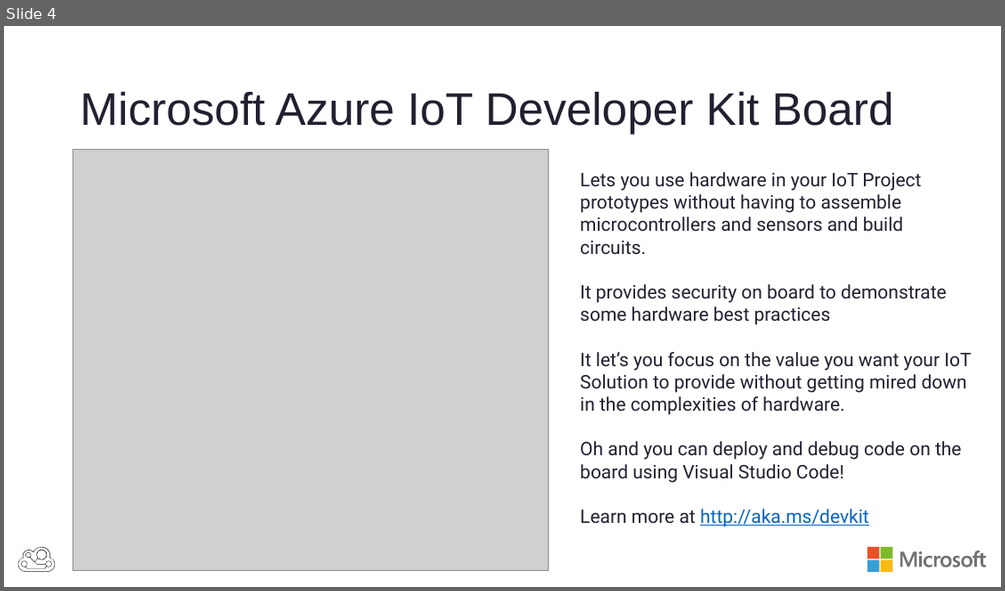
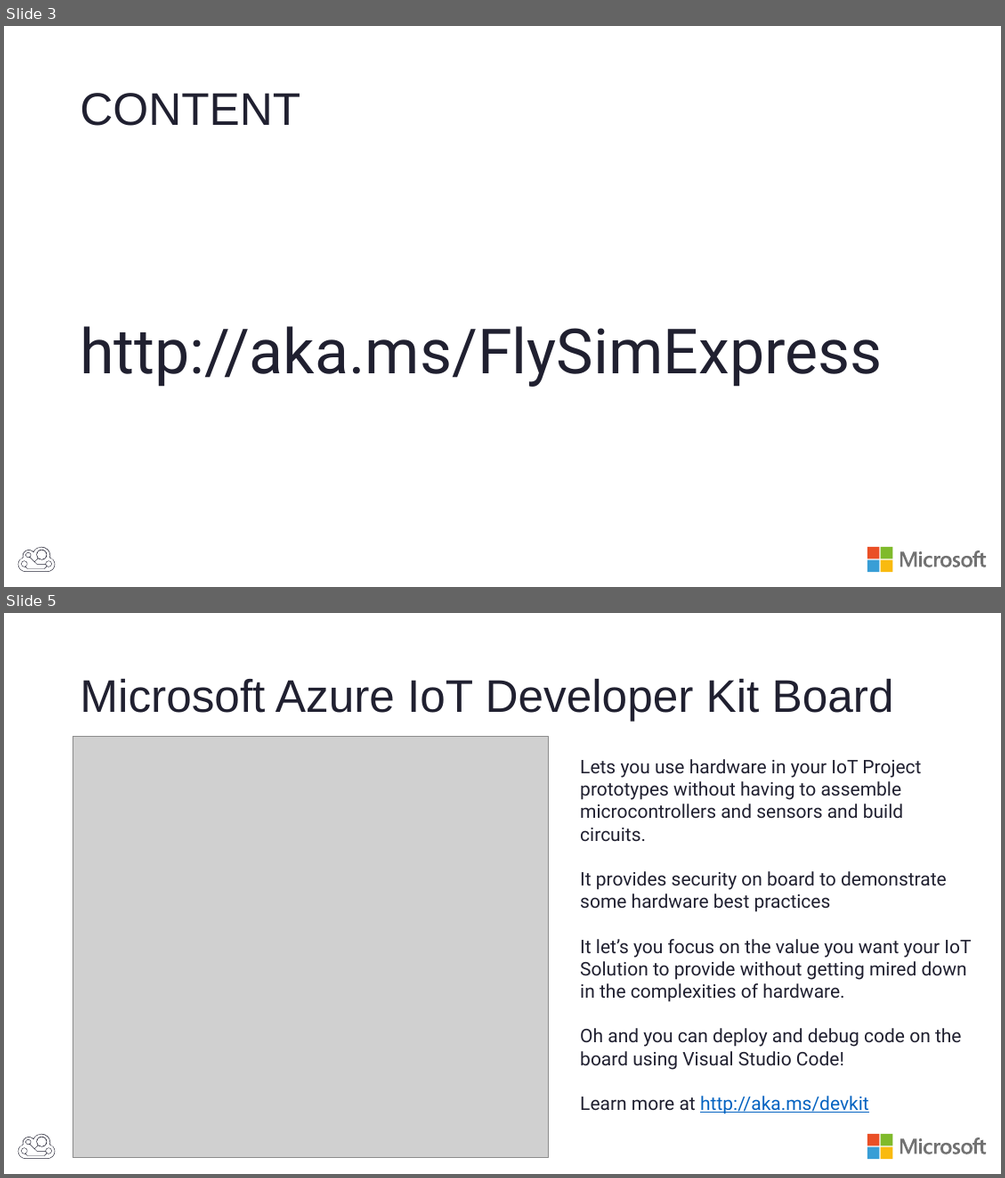
Before and after one commit to BretStateham/FlySimExpress, a slide deck: Slides/FlySimExpress.pptx. Shown one above the other, each under a label of ours: slide 4 before the commit, slides 3 and 5 after it; the slides between them are not shown. The pictures are 1005x591 and 1005x1178 pixels, drawn with LibreOffice and Linux fonts; fonts in the diff are those of the drawing; grey boxes stand for pictures. Boxes give left, top, right and bottom in pixels: in the first picture for what was removed or moved away, otherwise in the second. Text is boxed around its words. In the diff, an @@ line names an element or a change of style, - is before the commit and + after.

```diff
--- a/Slides/FlySimExpress.pptx
+++ b/Slides/FlySimExpress.pptx
@@ slide 3 added at [4, 26, 1001, 587], background #FFFFFF; not listed: 6 template elements that a slide beside it also shows @@
@@ title added at [80, 93, 300, 126], 44 pt, text #202030 @@
+CONTENT
@@ text added at [80, 326, 882, 386], 60 pt, text #202030 @@
+http://aka.ms/FlySimExpress
@@ what was slide 4 is now slide 5 @@
```
Also in this commit, not shown: 4 slides changed, 1 other slide added, 2 slides removed, 3 other files.
